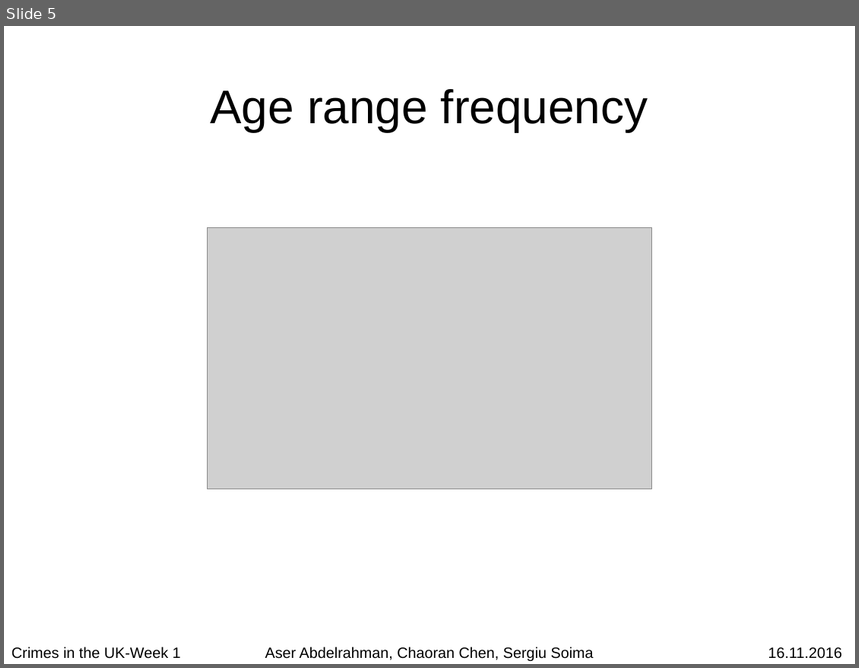
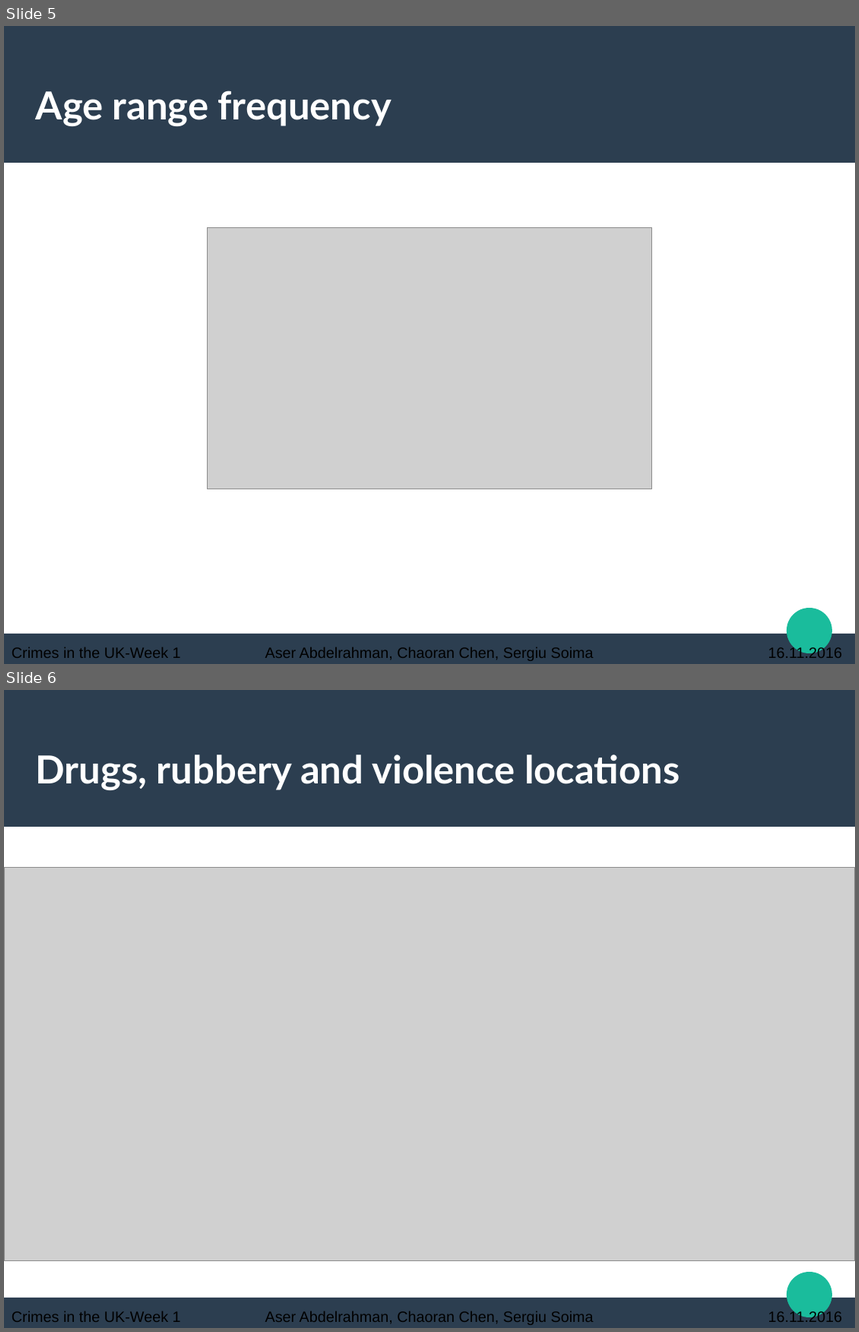
Before and after one commit to chaoran-chen/data-mining-lab-ws1617-crimes-in-uk, a slide deck: wiki/week-01/week-01-presentation.odp. Shown one above the other, each under a label of ours: slide 5 before the commit, slides 5 and 6 after it. The pictures are 859x668 and 859x1332 pixels, drawn with LibreOffice and Linux fonts; fonts in the diff are those of the drawing; grey boxes stand for pictures. Boxes give left, top, right and bottom in pixels: in the first picture for what was removed or moved away, otherwise in the second. Text is boxed around its words. In the diff, an @@ line names an element or a change of style, - is before the commit and + after.

```diff
--- a/wiki/week-01/week-01-presentation.odp
+++ b/wiki/week-01/week-01-presentation.odp
@@ slide 6 added at box(4, 690, 855, 1328), background #FFFFFF; not listed: 3 template elements that a slide beside it also shows @@
@@ title added at box(36, 755, 680, 790), 36 pt, text #FFFFFF, bold @@
+Drugs, rubbery and violence locations
@@ picture added at box(4, 868, 855, 1262) @@
@@ text added at box(12, 1312, 181, 1322), 14 pt, text #000000 @@
+Crimes in the UK-Week 1
@@ text added at box(265, 1312, 594, 1325), 14 pt, text #000000 @@
+Aser Abdelrahman, Chaoran Chen, Sergiu Soima
@@ text added at box(769, 1311, 842, 1322), 14 pt, text #000000 @@
+16.11.2016
@@ slide 5 changed as well @@
@@ rectangle added at box(4, 26, 855, 163), fill #2C3E50 @@
@@ title "Age range frequency" at box(36, 91, 392, 126): size 44 to 36 pt, font Arial to Lato, text colour #000000 to #FFFFFF, bold on; alignment centre to left @@
@@ ellipse added at box(788, 608, 833, 654), fill #1ABC9C @@
@@ rectangle added at box(4, 634, 855, 664), fill #2C3E50 @@
```
Also in this commit, not shown: 7 other slides changed, 2 other slides added.
